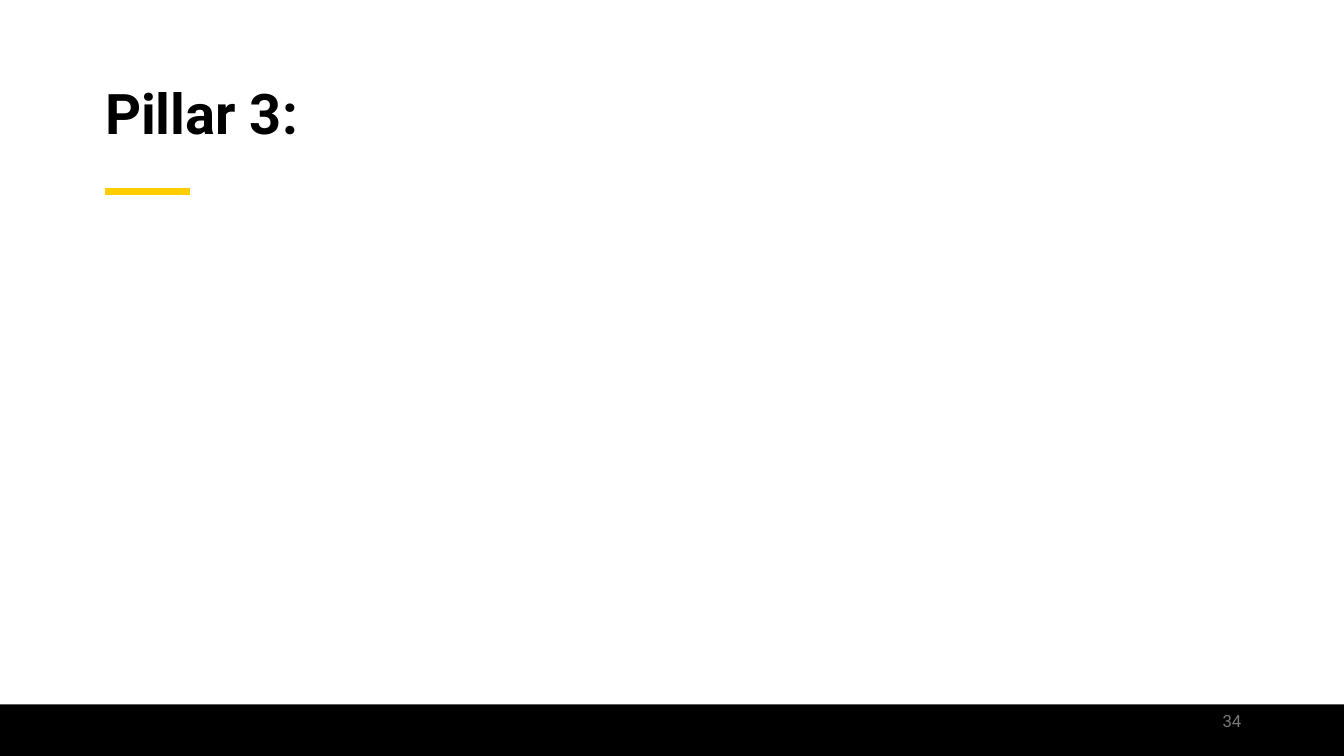
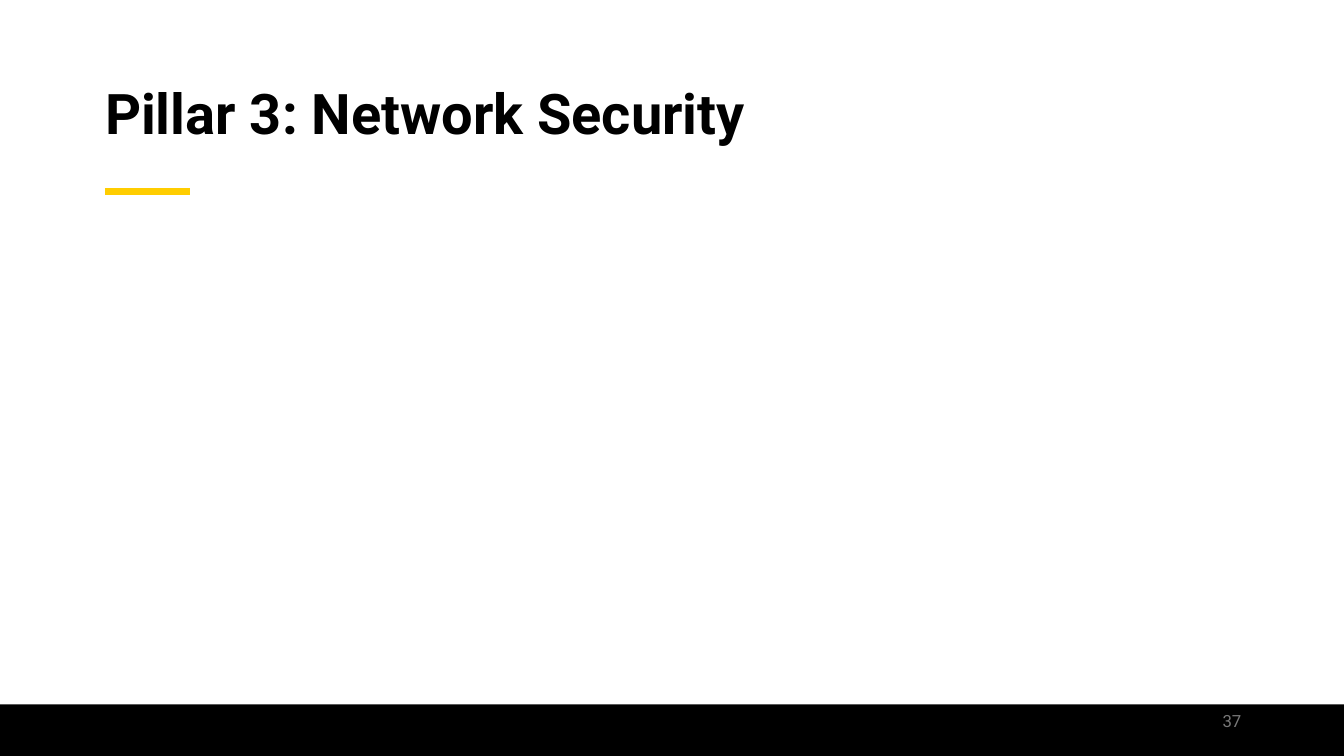
Before and after one commit to jamilgafur/Presentation, a slide deck: slide 37 of Presentation.pptx (slide 34 before the commit). Drawn at 1344x756 pixels with LibreOffice and Linux fonts; fonts in the diff are those of the drawing; background and template pictures are left out. Boxes give left, top, right and bottom in pixels: in the first picture for what was removed or moved away, otherwise in the second. Text is boxed around its words. In the diff, an @@ line names an element or a change of style, - is before the commit and + after.

```diff
--- a/Presentation.pptx
+++ b/Presentation.pptx
@@ title at [105,92,744,146]: text changed @@
-Pillar 3:
+Pillar 3: Network Security
@@ page number at [1223,715,1242,727]: text changed @@
-34
+37
```
Also in this commit, not shown: 5 other slides changed, 3 slides added.
